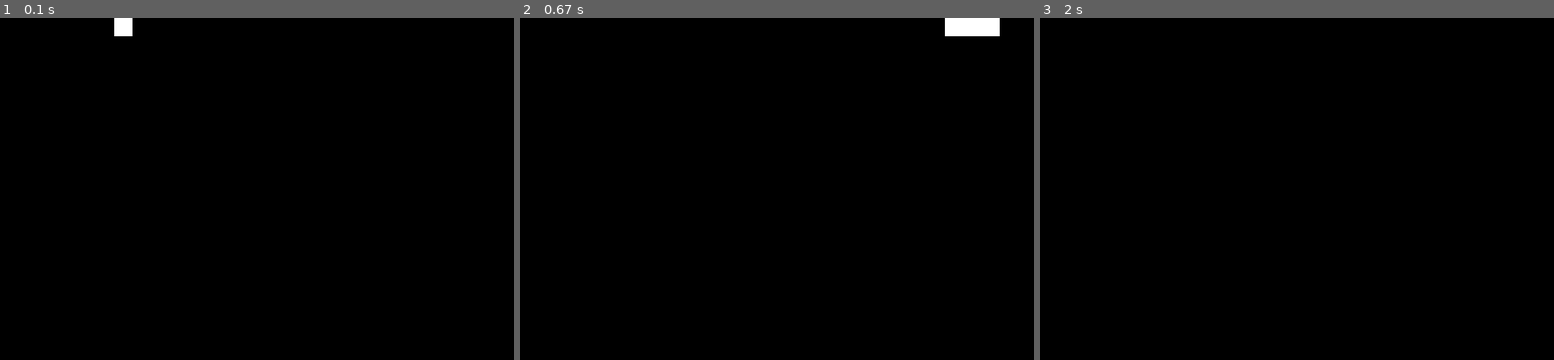
Above: before the commit, frames 1-3 (left to right).
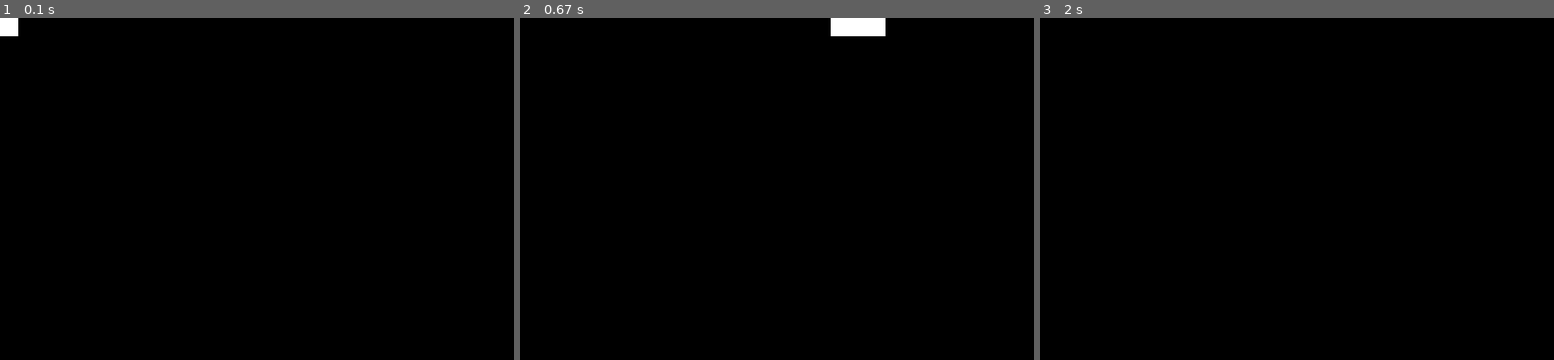
Above: after the commit, the same moments.

Repository: FoRVaiS/3522-assignment-1
Game: pygame game, started from src/cli.py
The game is run twice, just before and just after one commit, with the same random seed, the same clock (stepped at 60 frames per second) and the same inputs.
Inputs:
- Up to frame 1 (0.1 s): no input
- Up to frame 2 (0.67 s): hold D from 0.33 s (still down)
- Up to frame 3 (2 s): release D at 0.8 s; hold W 0.83-1.13 s

The runs differ from the first frame. In frame 1, 0.4% of the frame differs, in the area x 0-26%, y 0-6%; in frame 2, 1.1%, in the area x 60-94%, y 0-6%; in frame 3, nothing differs.

Commit message:
feat(objects): create snake class

Diff:
--- a/src/Game.py
+++ b/src/Game.py
@@ -12,7 +12,7 @@
 from World import World
 from System import RenderingSystem, KeyboardInputSystem, MovementSystem, AiFollowSystem
 from Component import RenderComponent, TransformComponent, PlayerControllerComponent, AiFollowComponent
-from GameObject import Entity
+from GameObject import Snake
 
 
 def current_milli_time() -> float:
@@ -44,17 +44,10 @@
 
         self.world = World()
 
-        self.player = Entity(x=200, y=0, width=32, height=32)
+        self.player = Snake(length=2)
         self.player.add_component(PlayerControllerComponent())
-        self.world.add_game_object(self.player)
-
-        self.segment = Entity(x=200, y=0, width=32, height=32)
-        self.segment.add_component(AiFollowComponent(self.player))
-        self.world.add_game_object(self.segment)
-
-        self.segment2 = Entity(x=200, y=0, width=32, height=32)
-        self.segment2.add_component(AiFollowComponent(self.segment))
-        self.world.add_game_object(self.segment2)
+        for segment in self.player.get_segments():
+            self.world.add_game_object(segment)
 
         self.rendering_system = RenderingSystem(screen, [TransformComponent, RenderComponent])
         self.keyboard_input_system = KeyboardInputSystem(self.pg_event_manager, [PlayerControllerComponent, TransformComponent])
--- a/src/GameObject.py
+++ b/src/GameObject.py
@@ -1,8 +1,8 @@
-from typing import Dict, Type, TypeVar, Optional
+from typing import Dict, Type, TypeVar, Optional, List
 from abc import ABC
 
 # Types
-from Component import Component, TransformComponent, RenderComponent
+from Component import Component, TransformComponent, RenderComponent, AiFollowComponent
 
 ComponentType = TypeVar("ComponentType", bound=Component)
 
@@ -40,3 +40,29 @@
 
         self.add_component(self.transform_component)
         self.add_component(self.render_component)
+
+
+class Snake(Entity):
+    def __init__(self, length: int) -> None:
+        super().__init__(0, 0, 32, 32)
+
+        self._segments = [self]
+        self._tail = self
+
+        for i in range(length):
+            self.add_segment()
+
+    def add_segment(self) -> Entity:
+        x, y = self._tail.transform_component.x, self._tail.transform_component.y
+        width, height = self._tail.transform_component.width, self._tail.transform_component.height
+
+        segment = Entity(x, y, width, height)
+        segment.add_component(AiFollowComponent(self._tail))
+
+        self._segments.append(segment)
+        self._tail = segment
+
+        return segment
+
+    def get_segments(self) -> List[Entity]:
+        return self._segments
